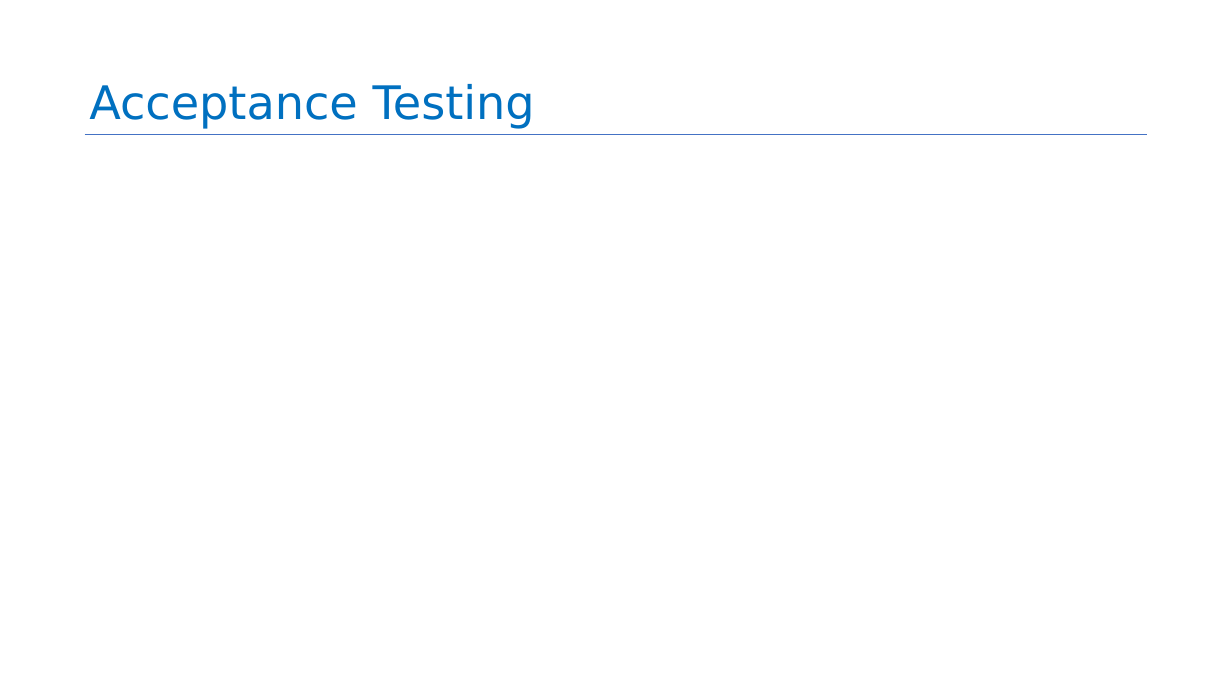
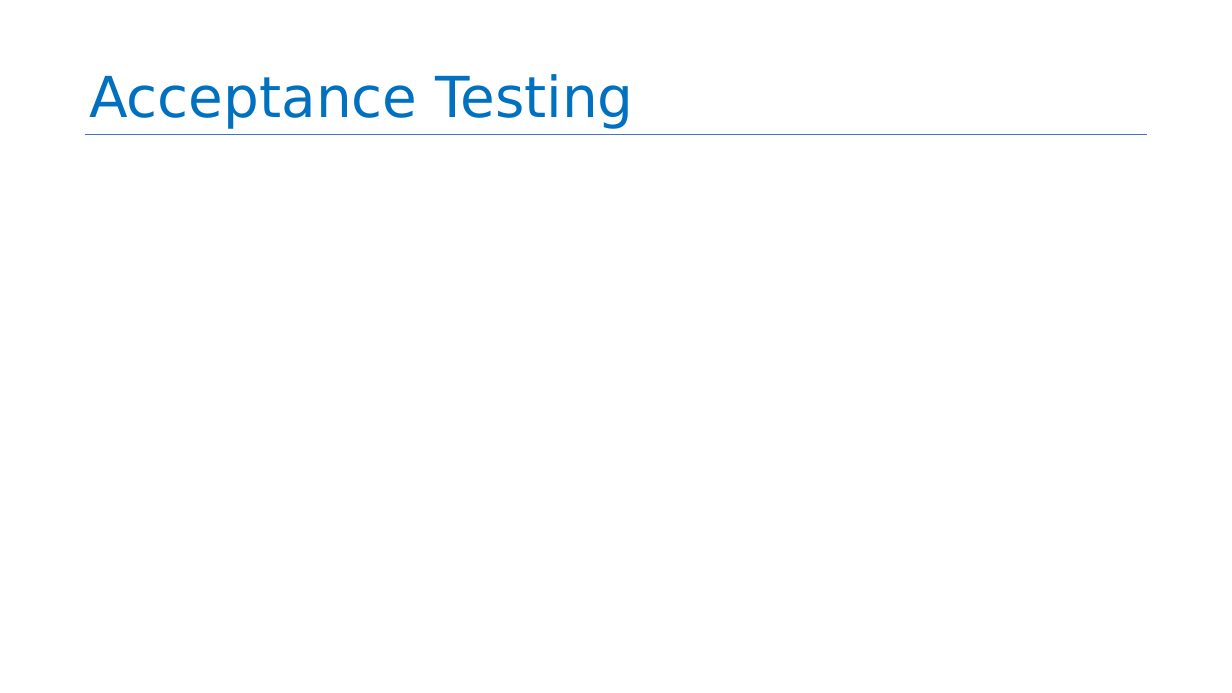
Before and after one commit to neu-se/CS4530-Fall-2026, a slide deck: slide 36 of Slides/Module 10 Testing Larger Things.pptx (slide 30 before the commit). Drawn at 1232x693 pixels with LibreOffice and Linux fonts; fonts in the diff are those of the drawing. Boxes give left, top, right and bottom in pixels: in the first picture for what was removed or moved away, otherwise in the second. Text is boxed around its words. In the diff, an @@ line names an element or a change of style, - is before the commit and + after.

```diff
--- a/Slides/Module 10 Testing Larger Things.pptx
+++ b/Slides/Module 10 Testing Larger Things.pptx
@@ title "Acceptance Testing" at (x1=89, y1=74, x2=633, y2=129): size 72 to 88 pt @@
```
Also in this commit, not shown: 13 other slides changed, 15 slides added, 9 slides removed, 2 other files.
